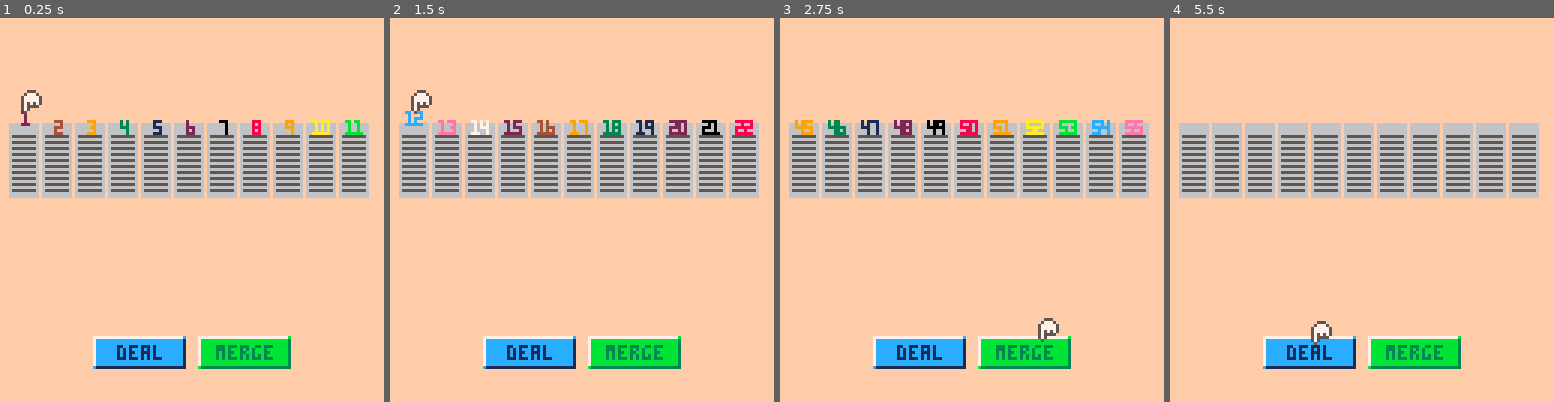
Above: before the commit, frames 1-4 (left to right).
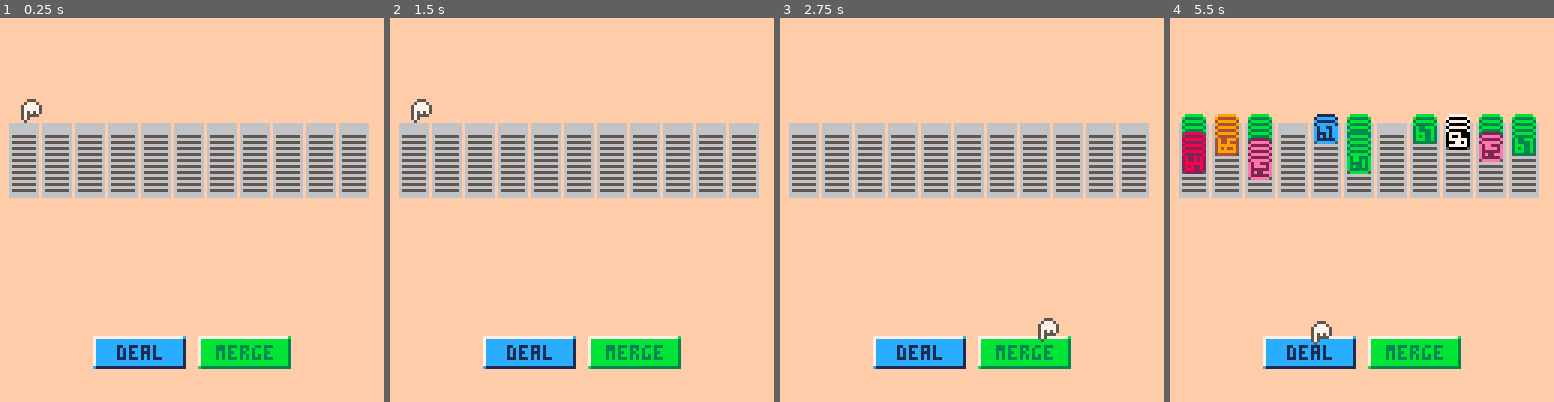
Above: after the commit, the same moments.

Repository: jakesearle/coin-sort
Game: PICO-8 cartridge okay.p8
Same seed, same stepped clock (60 frames per second), same inputs: the game is played once before the commit and once after it.
Inputs:
- Up to frame 1 (0.25 s): no input
- Up to frame 2 (1.5 s): tap X (X key) at 0.33, 1.07 s; tap O (Z key) at 0.7 s
- Up to frame 3 (2.75 s): hold Right 1.6-2.1 s; tap O (Z key) at 1.7, 2.1, 2.5 s; tap X (X key) at 1.85 s; hold Up 2.15-2.42 s; hold Right from 2.47 s (still down)
- Up to frame 4 (5.5 s): tap O (Z key) every 0.4 s from 2.9 to 5.3 s; tap X (X key) at 2.97, 4.08, 5.2 s; release Right at 3.03 s; hold Left 3.08-3.58 s; hold Down 3.63-3.97 s; hold Right 4.02-4.68 s; hold Up 4.73-5.03 s; hold Left from 5.08 s (still down)

The runs differ from the first frame. In frame 1, 1.1% of the frame differs, in the area x 5-95%, y 18-31%; in frame 2, 1.6%; in frame 3, 1.4%; in frame 4, 6.5%, in the area x 3-96%, y 25-43%.

Commit message:
Don't deal the largest coin

Diff:
--- a/config.lua
+++ b/config.lua
@@ -3,17 +3,17 @@
 screenheight = 127
 
 level1 = {
-    {1},
-    {2},
-    {3},
-    {4},
-    {5},
-    {6},
-    {7},
-    {8},
-    {9},
-    {10},
-    {11},
+    {},
+    {},
+    {},
+    {},
+    {},
+    {},
+    {},
+    {},
+    {},
+    {},
+    {},
 }
 
 LEVEL_STATE = {
--- a/level.lua
+++ b/level.lua
@@ -354,22 +354,31 @@
         local ccs = self:current_coins()
         local n_types = n_keys(ccs)
         local min_types = #self.trays - 1
-        if n_types >= min_types then return ccs end
+        -- if n_types >= min_types then return ccs end
 
         if n_types == 0 then
             local ret = {}
-            for i = 1, min_types do
-                ret[i] = 1
-            end
+            ret[1] = 0
             return ret
         end
 
+        -- Fill in missing values
+        -- If we've got a bunch of trays, but have missing values
+        -- ex: {10, 9, 7, 6}
+        -- This will add back in 8 (given that there's enough trays to do it)
+        -- If they player hasn't gotten rid of smaller values, that's a skill issue
         local top_val = self:largest_key(ccs)
         local bottom_val = max(1, top_val - min_types + 1)
         for i = top_val, bottom_val, -1 do
             if ccs[i] == nil then
                 ccs[i] = 1
             end
+        end
+
+        -- Don't coins of the highest value type
+        -- Gotta work for that
+        if n_types > 1 then
+            ccs[top_val] = nil
         end
         return ccs
     end
--- a/okay.p8
+++ b/okay.p8
@@ -11,14 +11,14 @@
 #include util.lua
 
 __gfx__
-0000000002222220044444400999999003333330011111100dddddd0088888800999999000000000000000000000000000000000000000000000000000000000
-0000000028888882499999949aaaaaa93bbbbbb31cccccc1deeeeeed822222289444444900000000000000000000000000000000000000000000000000000000
-007007008882288899444499aa9999aabb3bb3bbcc1111cceeddddee228888224499994400000000000000000000000000000000000000000000000000000000
-000770008888288899999499aaaaa9aabb3bb3bbcc1ccccceedeeeee222228224494494400000000000000000000000000000000000000000000000000000000
-000770008888288899444499aaa999aabb3333bbcc1111cceeddddee222282224449944400000000000000000000000000000000000000000000000000000000
-007007008888288899499999aaaaa9aabbbbb3bbccccc1cceedeedee222822224494494400000000000000000000000000000000000000000000000000000000
-000000008882228899444499aa9999aabbbbb3bbcc1111cceeddddee222822224499994400000000000000000000000000000000000000000000000000000000
-0000000008888880099999900aaaaaa00bbbbbb00cccccc00eeeeee0022222200444444000000000000000000000000000000000000000000000000000000000
+0000000002222220044444400999999003333330011111100dddddd0088888800999999002222220000000000000000000000000000000000000000000000000
+0000000028888882499999949aaaaaa93bbbbbb31cccccc1deeeeeed822222289444444921111112000000000000000000000000000000000000000000000000
+007007008882288899444499aa9999aabb3bb3bbcc1111cceeddddee228888224499994411111111000000000000000000000000000000000000000000000000
+000770008888288899999499aaaaa9aabb3bb3bbcc1ccccceedeeeee222228224494494411111111000000000000000000000000000000000000000000000000
+000770008888288899444499aaa999aabb3333bbcc1111cceeddddee222282224449944411111111000000000000000000000000000000000000000000000000
+007007008888288899499999aaaaa9aabbbbb3bbccccc1cceedeedee222822224494494411111111000000000000000000000000000000000000000000000000
+000000008882228899444499aa9999aabbbbb3bbcc1111cceeddddee222822224499994411111111000000000000000000000000000000000000000000000000
+0000000008888880099999900aaaaaa00bbbbbb00cccccc00eeeeee0022222200444444001111110000000000000000000000000000000000000000000000000
 00055500000555000005550000000000011111100000000000000000000000000000000000000000000000000000000000000000000000000000000000000000
 005777500057775000577750000000001cccccc10000000000000000000000000000000000000000000000000000000000000000000000000000000000000000
 05777775057777750577777500000000c111111c0000000000000000000000000000000000000000000000000000000000000000000000000000000000000000
Not shown, changed: TODO.md
